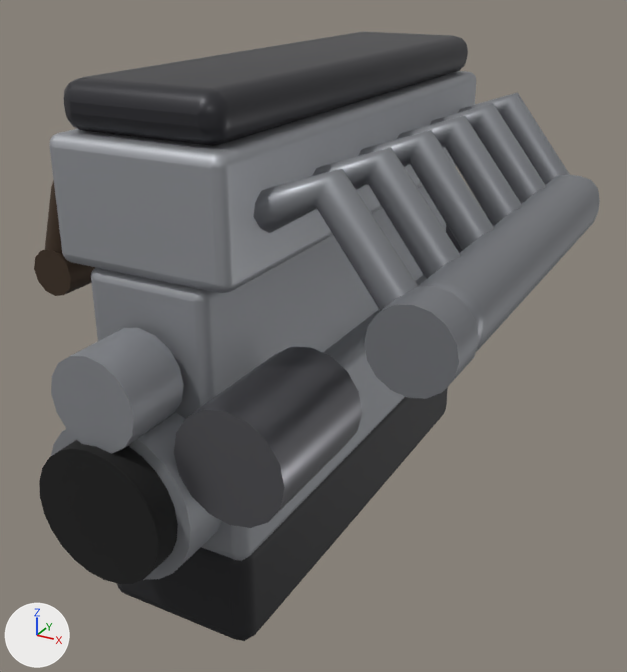
Before and after pictures for a commit that changed the glTF model data/models/engines/n52b30_3l_na/n52b30_3l_na.glb.
One viewpoint serves both versions: a 50 mm lens placed at (0.524, -1.267, 0.502), pointed at (0.037, -0.382, 0.059). Arrows for +X, +Y and +Z are at lower left; the lights stay in place. The picture after the commit comes second. Vertices at exactly the same position are counted once.

Names of what the first picture shows: 'n52b30_3l_na'.
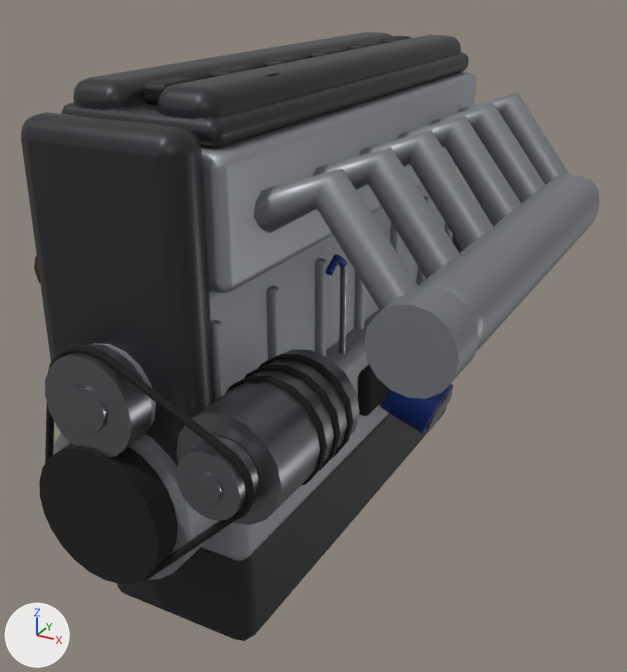
Where the change shows, as pixel boxes (x1, y1, x2, y2) in the pictures (627 x 672 px):
```json
{"object": "n52b30_3l_na", "change": "reshaped", "before": [34, 32, 600, 641], "after": [21, 32, 600, 641]}
{"part": 1, "of": "me_n52b30_3l_na", "change": "added", "after": [259, 354, 353, 458]}
{"part": 2, "of": "me_n52b30_3l_na", "change": "added", "after": [244, 364, 341, 471]}
{"part": 3, "of": "me_n52b30_3l_na", "change": "added", "after": [226, 375, 327, 486]}
{"part": 4, "of": "me_n52b30_3l_na", "change": "added", "after": [176, 349, 359, 525]}
{"part": 5, "of": "me_n52b30_3l_na", "change": "added", "after": [45, 344, 152, 458]}
{"part": 6, "of": "me_n52b30_3l_na", "change": "added", "after": [65, 385, 106, 432]}
{"part": 7, "of": "me_n52b30_3l_na", "change": "added", "after": [176, 436, 259, 521]}
{"part": 8, "of": "me_n52b30_3l_na", "change": "added", "after": [191, 471, 222, 504]}
{"part": 9, "of": "me_n52b30_3l_na", "change": "added", "after": [339, 265, 347, 354]}
{"part": 10, "of": "me_n52b30_3l_na", "change": "rebuilt", "before": [64, 32, 468, 146], "after": [62, 52, 469, 148], "on screen": "16% shorter"}
{"part": 11, "of": "me_n52b30_3l_na", "change": "built on", "before": [174, 347, 362, 528], "after": [21, 32, 461, 581]}
```

Edits to the scene script, one JSON object a line:
```json
{"op": "add", "block": "mat_filter", "code": ["mat_filter = principled_material('filter')", "mat_filter.base_color = (0.01, 0.0397, 0.263)  # blue #19388c", "mat_filter.metallic = 0.3"]}
{"op": "add", "block": "mat_coil", "code": ["mat_coil = principled_material('coil')", "mat_coil.base_color = (0.0031, 0.0031, 0.0035)  # black #0a0a0b", "mat_coil.roughness = 0.6"]}
{"block": "me_n52b30_3l_na", "where": "# used by ob_n52b30_3l_na; location = (0.0, 0.0, 0.0)"}
{"op": "remove", "block": "me_n52b30_3l_na", "code": "me_n52b30_3l_na.from_pydata(...)  # 1420 vertices, 2740 faces; spans x -0.19..0.318, y -0.751..0.05, z -0.214..0.396"}
{"op": "add", "block": "me_n52b30_3l_na", "code": "me_n52b30_3l_na.from_pydata(...)  # 5900 vertices, 11528 faces; spans x -0.19..0.318, y -0.751..0.05, z -0.214..0.396"}
{"block": "me_n52b30_3l_na", "change": "me_n52b30_3l_na part 1: a new loose piece, a 16-sided cylinder along y spanning x 0.0725..0.1925, y -0.5892..-0.5812, z 0.0157..0.1357, in mat_rubber (black #0d0d0d)"}
{"block": "me_n52b30_3l_na", "change": "me_n52b30_3l_na part 2: a new loose piece, a 16-sided cylinder along y spanning x 0.0725..0.1925, y -0.6172..-0.6092, z 0.0157..0.1357, in mat_rubber (black #0d0d0d)"}
{"block": "me_n52b30_3l_na", "change": "me_n52b30_3l_na part 3: a new loose piece, a 16-sided cylinder along y spanning x 0.0725..0.1925, y -0.6452..-0.6372, z 0.0157..0.1357, in mat_rubber (black #0d0d0d)"}
{"block": "me_n52b30_3l_na", "change": "me_n52b30_3l_na part 4: a new loose piece, a 16-sided cylinder along y spanning x 0.075..0.19, y -0.716..-0.561, z 0.019..0.133, in mat_steel (grey #7f7f85)"}
{"block": "me_n52b30_3l_na", "change": "me_n52b30_3l_na part 5: a new loose piece, a 20-sided cylinder along y spanning x -0.052..0.052, y -0.747..-0.717, z 0.067..0.171, in mat_steel (grey #7f7f85)"}
{"block": "me_n52b30_3l_na", "change": "me_n52b30_3l_na part 6: a new loose piece, a 12-sided cylinder along y spanning x -0.0234..0.0234, y -0.7502..-0.7472, z 0.0956..0.1424, in mat_steel (grey #7f7f85)"}
{"block": "me_n52b30_3l_na", "change": "me_n52b30_3l_na part 7: a new loose piece, a 20-sided cylinder along y spanning x 0.098..0.167, y -0.747..-0.717, z 0.042..0.11, in mat_steel (grey #7f7f85)"}
{"block": "me_n52b30_3l_na", "change": "me_n52b30_3l_na part 8: a new loose piece, a 12-sided cylinder along y spanning x 0.1172..0.1478, y -0.7502..-0.7472, z 0.0604..0.091, in mat_steel (grey #7f7f85)"}
{"block": "me_n52b30_3l_na", "change": "me_n52b30_3l_na part 9: a new loose piece, a 6-sided cylinder along z spanning x 0.0885..0.0965, y -0.4134..-0.4065, z -0.02..0.1731, in mat_steel (grey #7f7f85)"}
{"block": "me_n52b30_3l_na", "change": "me_n52b30_3l_na part 10: the loose piece of 128 vertices spanning x -0.093..0.093, y -0.651..-0.01, z 0.346..0.396 is rebuilt with 128 vertices and now spans x -0.093..0.093, y -0.651..-0.01, z 0.346..0.374"}
{"block": "me_n52b30_3l_na", "change": "me_n52b30_3l_na part 11: 32 vertices removed from x 0.072..0.192, y -0.716..-0.561, z 0.016..0.136; 4212 vertices added at x -0.124..0.193, y -0.74..-0.008, z -0.085..0.396"}
{"block": "me_n52b30_3l_na", "change": "other edits to the shape of me_n52b30_3l_na do not show in these pictures"}
{"op": "add", "block": "me_n52b30_3l_na", "code": "me_n52b30_3l_na.materials.append(mat_coil)  # black #0a0a0b"}
{"op": "add", "block": "me_n52b30_3l_na", "code": "me_n52b30_3l_na.materials.append(mat_filter)  # blue #19388c"}
```
